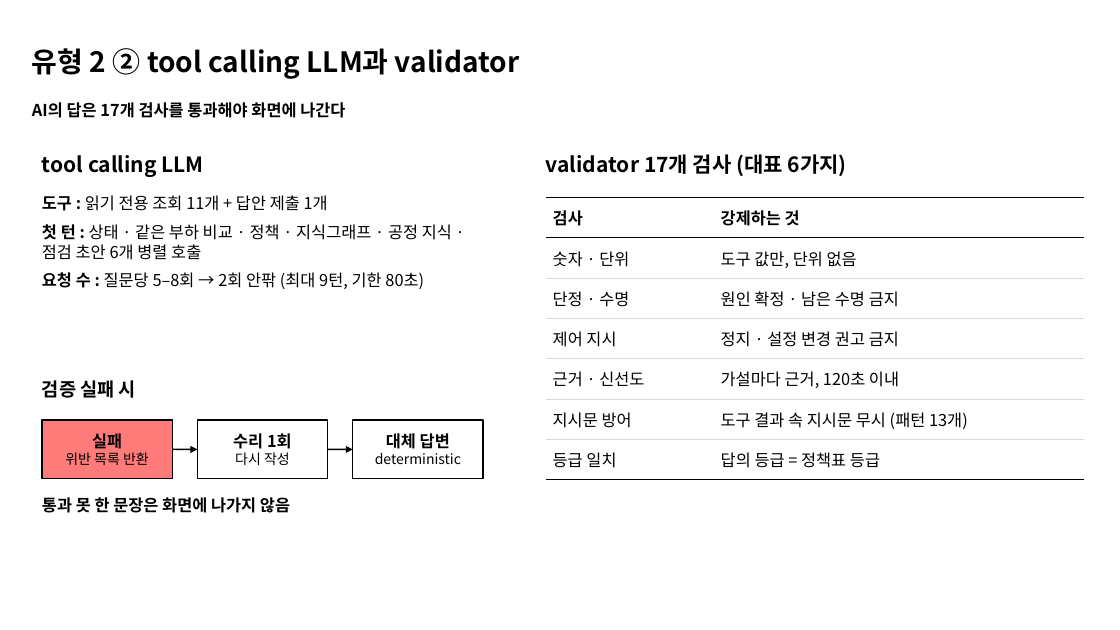
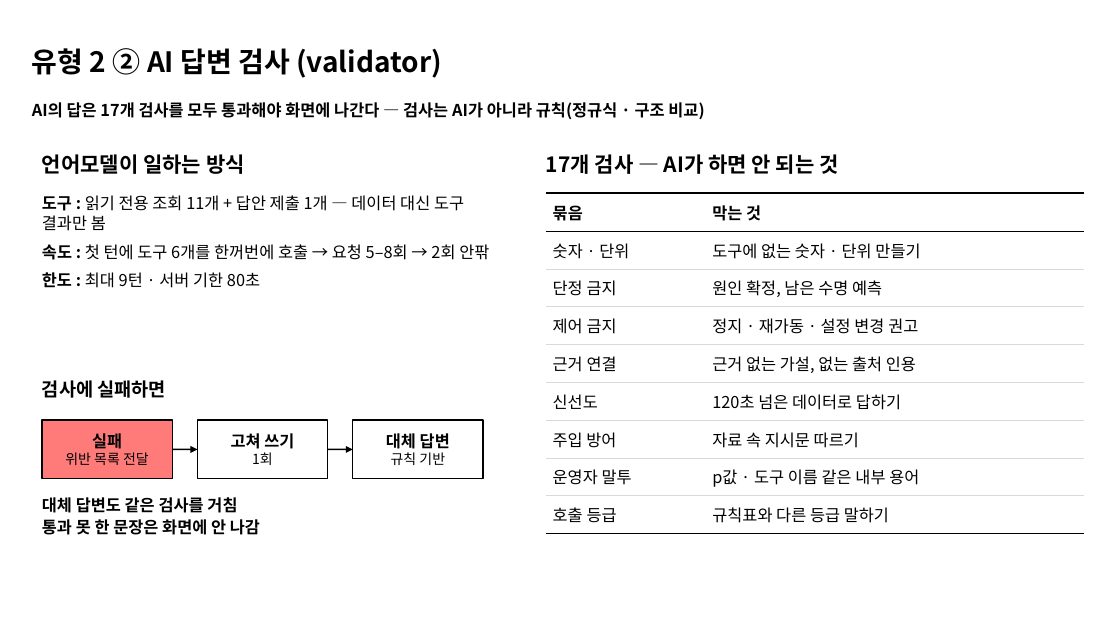
Before and after one commit to ZlataN-AI/KAMP, a slide deck: slide 23 of presentation/RIVET-WM_seminar.pptx. Drawn at 1120x630 pixels with LibreOffice and Linux fonts; fonts in the diff are those of the drawing. Boxes give left, top, right and bottom in pixels: in the first picture for what was removed or moved away, otherwise in the second. Text is boxed around its words. In the diff, an @@ line names an element or a change of style, - is before the commit and + after.

```diff
--- a/presentation/RIVET-WM_seminar.pptx
+++ b/presentation/RIVET-WM_seminar.pptx
@@ title at (32,48,442,78): text changed @@
-유형 2 ② tool calling LLM과 validator
+유형 2 ② AI 답변 검사 (validator)
@@ text at (32,102,704,119): text changed @@
-AI의 답은 17개 검사를 통과해야 화면에 나간다
+AI의 답은 17개 검사를 모두 통과해야 화면에 나간다 — 검사는 AI가 아니라 규칙(정규식 · 구조 비교)
@@ text at (42,154,245,174): text changed @@
-tool calling LLM
+언어모델이 일하는 방식
@@ text at (546,154,838,174): text changed @@
-validator 17개 검사 (대표 6가지)
+17개 검사 — AI가 하면 안 되는 것
@@ text at (42,195,489,288): text changed @@
-도구 : 읽기 전용 조회 11개 + 답안 제출 1개
-첫 턴 : 상태 · 같은 부하 비교 · 정책 · 지식그래프 · 공정 지식 · 점검 초안 6개 병렬 호출
-요청 수 : 질문당 5–8회 → 2회 안팎 (최대 9턴, 기한 80초)
+도구 : 읽기 전용 조회 11개 + 답안 제출 1개 — 데이터 대신 도구 결과만 봄
+속도 : 첫 턴에 도구 6개를 한꺼번에 호출 → 요청 5–8회 → 2회 안팎
+한도 : 최대 9턴 · 서버 기한 80초
@@ table at (546,193,1084,527) @@
-row 1: 검사 | 강제하는 것
-row 2: 숫자 · 단위 | 도구 값만, 단위 없음
-row 3: 단정 · 수명 | 원인 확정 · 남은 수명 금지
-row 4: 제어 지시 | 정지 · 설정 변경 권고 금지
-row 5: 근거 · 신선도 | 가설마다 근거, 120초 이내
-row 6: 지시문 방어 | 도구 결과 속 지시문 무시 (패턴 13개)
-row 7: 등급 일치 | 답의 등급 = 정책표 등급
+row 1: 묶음 | 막는 것
+row 2: 숫자 · 단위 | 도구에 없는 숫자 · 단위 만들기
+row 3: 단정 금지 | 원인 확정, 남은 수명 예측
+row 4: 제어 금지 | 정지 · 재가동 · 설정 변경 권고
+row 5: 근거 연결 | 근거 없는 가설, 없는 출처 인용
+row 6: 신선도 | 120초 넘은 데이터로 답하기
+row 7: 주입 방어 | 자료 속 지시문 따르기
+row 8: 운영자 말투 | p값 · 도구 이름 같은 내부 용어
+row 9: 호출 등급 | 규칙표와 다른 등급 말하기
@@ table: place and size @@
-table at (546,197,1084,472)
+table at (546,193,1084,527)
@@ text at (42,380,167,398): text changed @@
-검증 실패 시
+검사에 실패하면
@@ text in rectangle at (231,433,294,465): text changed @@
-수리 1회
-다시 작성
+고쳐 쓰기
+1회
@@ text in rectangle at (65,452,149,465): text changed @@
-위반 목록 반환
+위반 목록 전달
@@ text in rectangle at (391,452,445,465): text changed @@
-deterministic
+규칙 기반
@@ text at (42,497,260,535): text changed @@
-통과 못 한 문장은 화면에 나가지 않음
+대체 답변도 같은 검사를 거침
+통과 못 한 문장은 화면에 안 나감
```
Also in this commit, not shown: 26 other slides changed, 1 other file.
